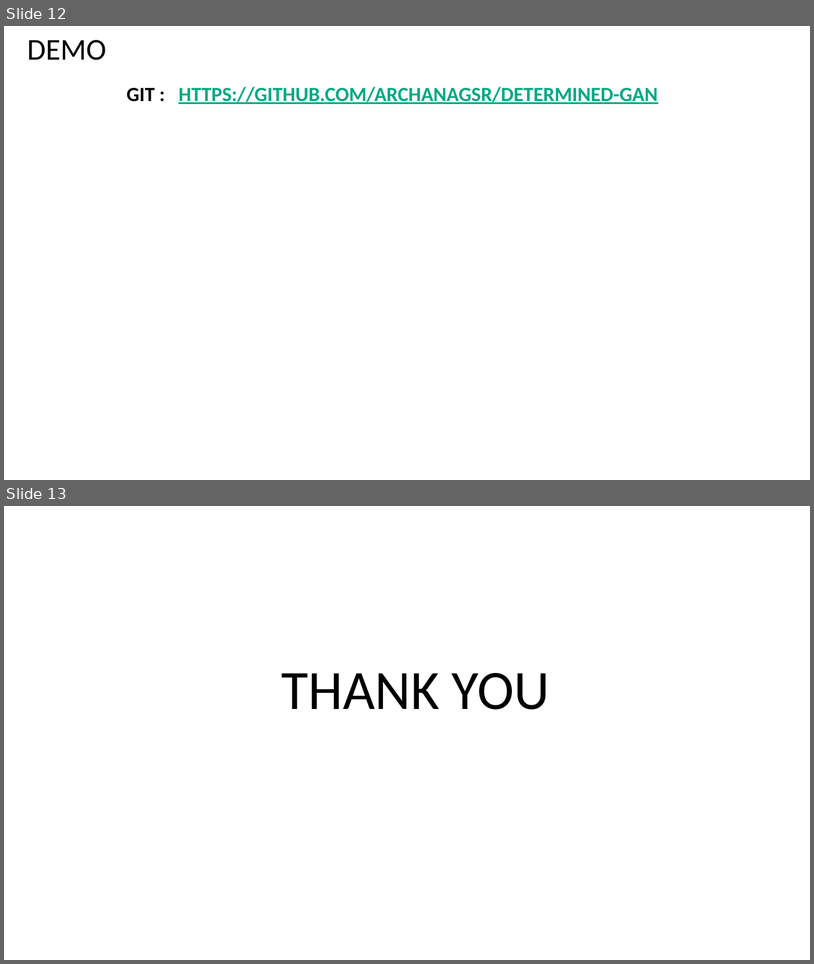
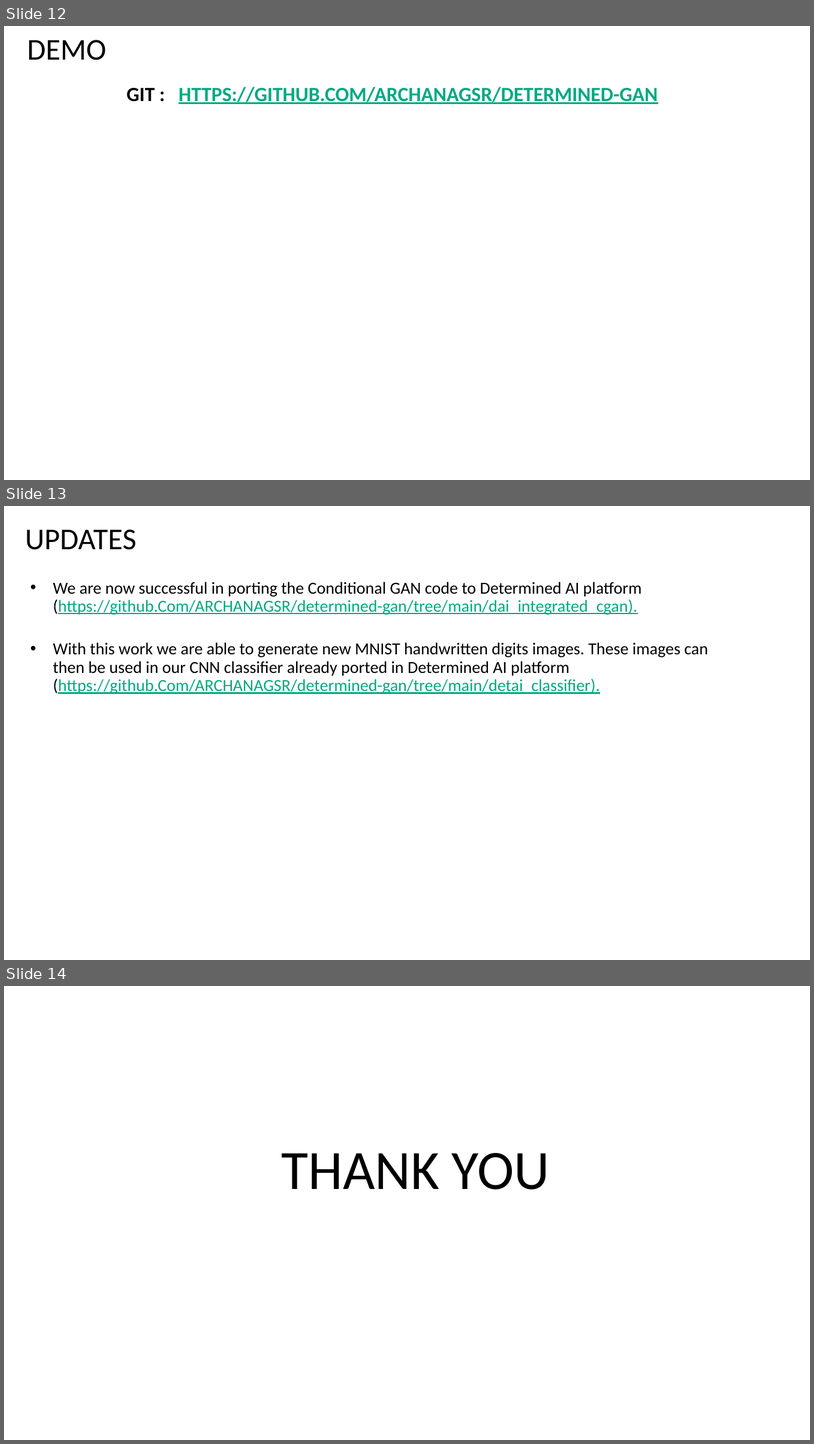
Before and after one commit to ARCHANAGSR/Determined-GAN, a slide deck: DETERMINED-GAN.pptm. Shown one above the other, each under a label of ours: slides 12 and 13 before the commit, slides 12, 13 and 14 after it. The pictures are 814x964 and 814x1444 pixels, drawn with LibreOffice and Linux fonts; fonts in the diff are those of the drawing. Boxes give left, top, right and bottom in pixels: in the first picture for what was removed or moved away, otherwise in the second. Text is boxed around its words. In the diff, an @@ line names an element or a change of style, - is before the commit and + after.

```diff
--- a/DETERMINED-GAN.pptm
+++ b/DETERMINED-GAN.pptm
@@ slide 13 added at [4,506,810,960], background #FFFFFF @@
@@ title added at [25,529,137,550], 36 pt, text #000000 @@
+UPDATES
@@ subtitle added at [53,582,708,694], 20 pt, text #000000 @@
+• We are now successful in porting the Conditional GAN code to Determined AI platform (https://github.Com/ARCHANAGSR/determined-gan/tree/main/dai_integrated_cgan).
+• With this work we are able to generate new MNIST handwritten digits images. These images can then be used in our CNN classifier already ported in Determined AI platform (https://github.Com/ARCHANAGSR/determined-gan/tree/main/detai_classifier).
@@ what was slide 13 is now slide 14 @@
```
Also in this commit, not shown: 2 slides changed.
